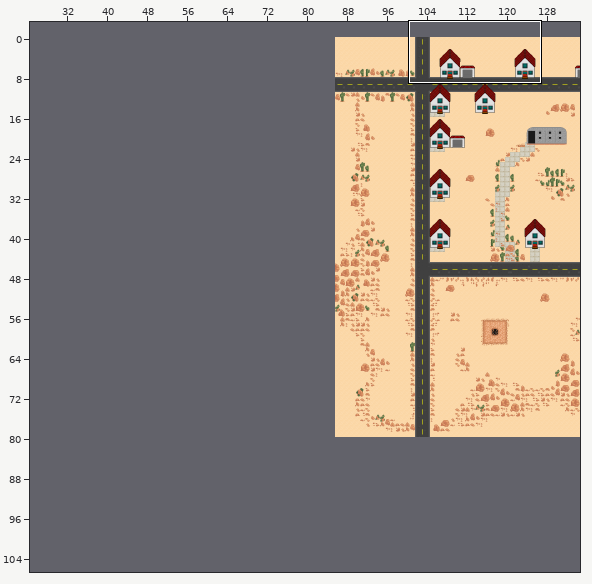
Tiled map -- resources/scenes/map/citySouth.tmx. The first picture is a wide view before the edit; the outline marks the close-up.
Close-up. The starting point:
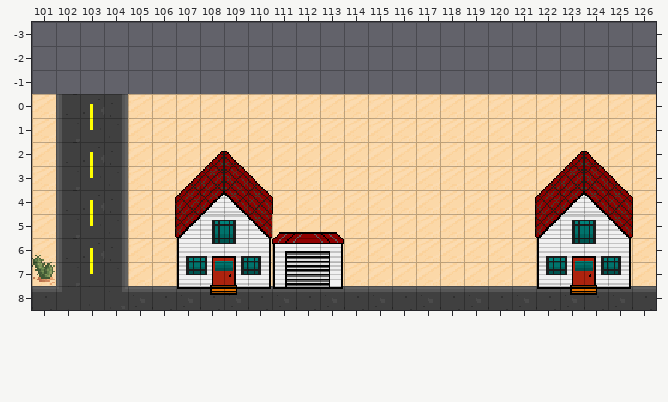
Cells are 16x16 px. Shown: x 101..126, y -3..8. The commit also changed other parts of the map, which this record leaves out. The old version is drawn lined up with the new one.
The same view after the edit:
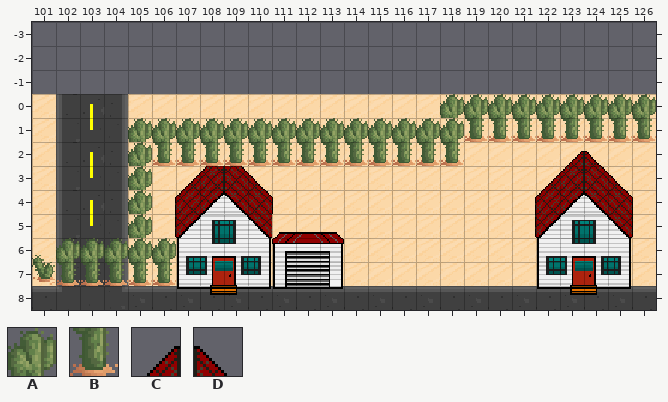
Key: from "FULL_DESERT_TILESET_WIP": A 6, B 38, C 79, D 80.
_ is an empty cell.
Diff:
map size 100x100 -> 150x120 cells (old content now starts at 66,-7; both pictures use the new coordinates)
Layer "rocksAndBuildings":
y 0: x 118..126 _________ -> AAAAAAAAA
y 1: x 105..126 ______________________ -> AAAAAAAAAAAAAABBBBBBBB
y 2: x 105..118 ___CD_________ -> ABBBBBBBBBBBBB
y 3..5: x 105 _ -> A
y 6: x 102..106 _____ -> AAAAA
y 7: x 102..106 _____ -> BBBBB
Where, in picture pixels (left, top, right, bottom), the same in both close-ups:
changed: (56, 94, 656, 286)
